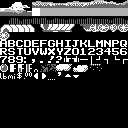
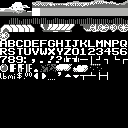
Layered file, before and after one edit (128x128). Changes by layer:
painted on "patternB.bmp" over [35, 70, 108, 80]
